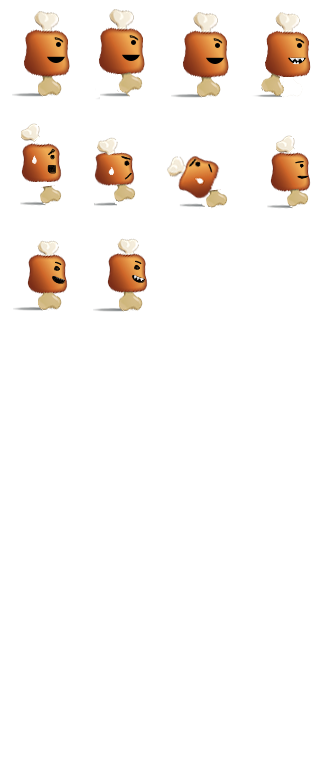
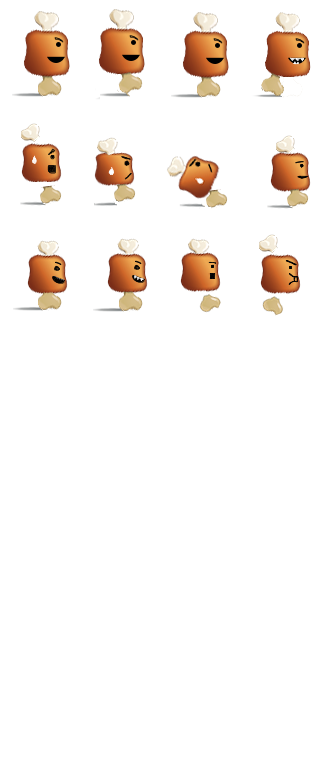
Comparing the layer stacks of the two 320x770 images. Changes:
added layer "Calque 17" above "Calque 16" over (x1=180, y1=238, x2=221, y2=313)
added layer "Calque 16" above "Calque 15" over (x1=259, y1=234, x2=301, y2=316)
